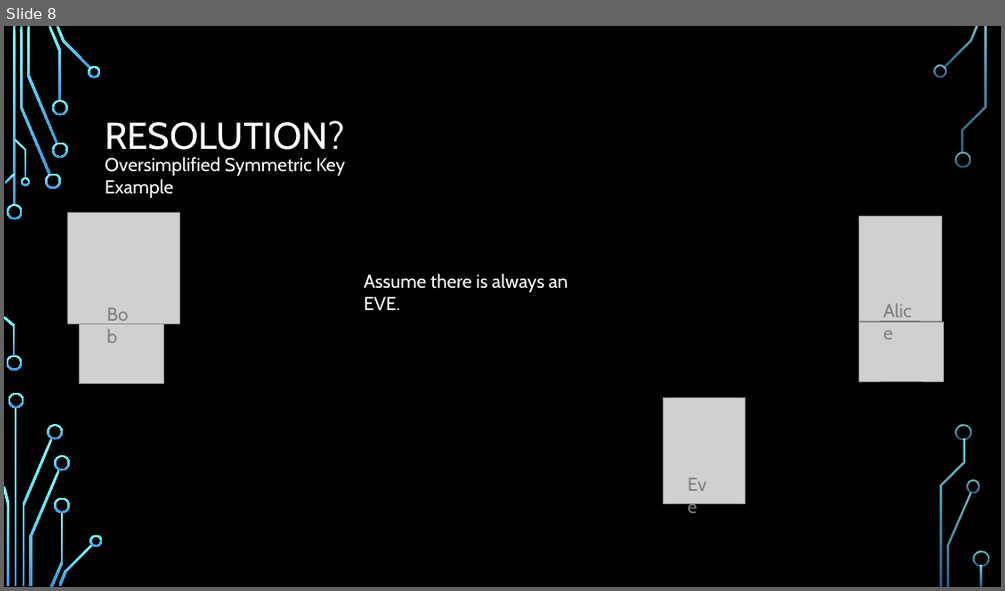
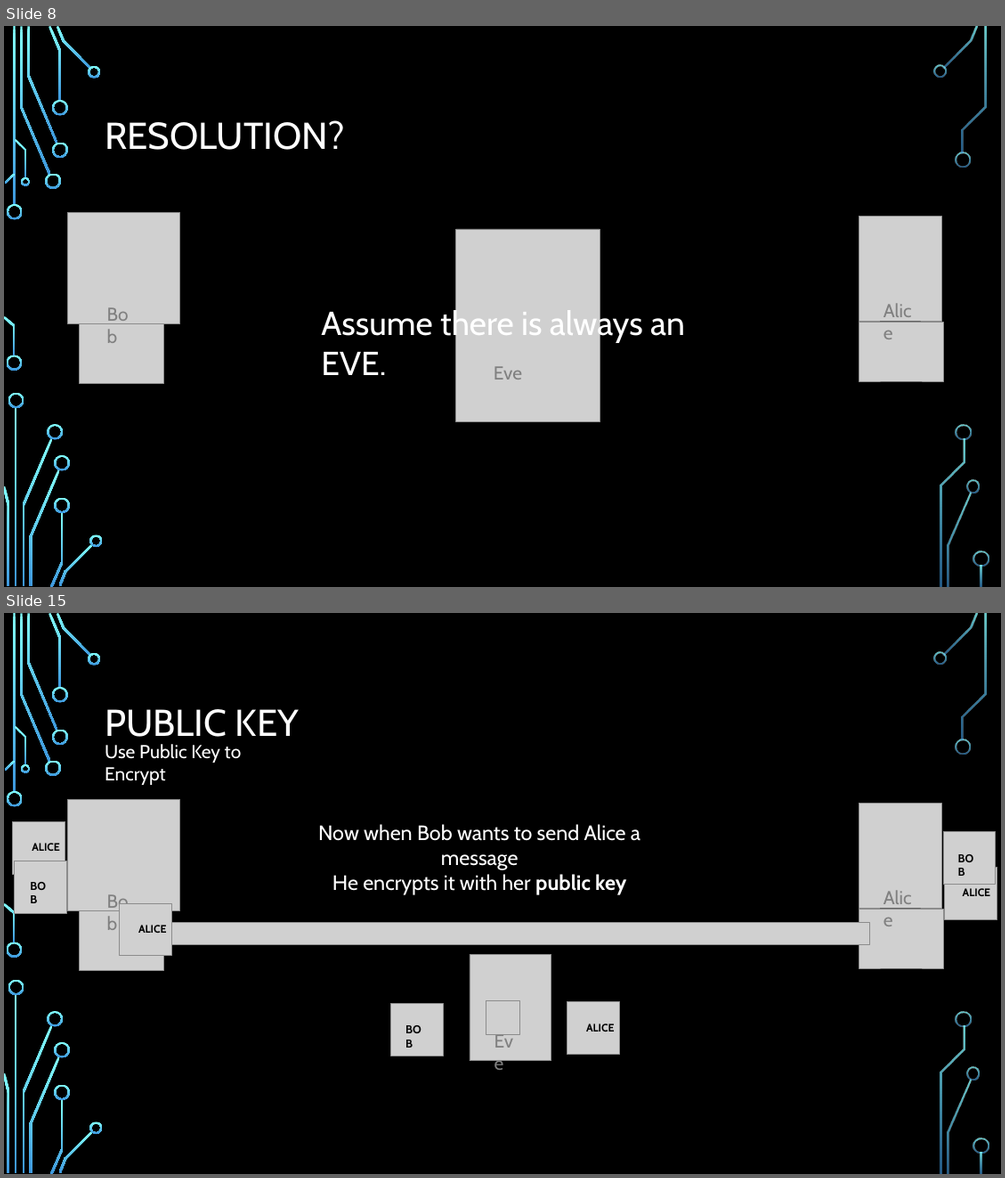
Before and after one commit to rugbyprof/4663-Cryptography, a slide deck: Assignments/A08/4663_Encryption_Layer_Project.pptx. Shown one above the other, each under a label of ours: slide 8 before the commit, slides 8 and 15 after it; the slides between them are not shown. The pictures are 1005x591 and 1005x1178 pixels, drawn with LibreOffice and Linux fonts; fonts in the diff are those of the drawing; grey boxes stand for pictures; background and template pictures are left out. Boxes give left, top, right and bottom in pixels: in the first picture for what was removed or moved away, otherwise in the second. Text is boxed around its words. In the diff, an @@ line names an element or a change of style, - is before the commit and + after.

```diff
--- a/Assignments/A08/4663_Encryption_Layer_Project.pptx
+++ b/Assignments/A08/4663_Encryption_Layer_Project.pptx
@@ slide 15 added at (4, 613, 1001, 1174), background picture (left out); not listed: 36 template elements that a slide beside it also shows @@
@@ title added at (105, 709, 299, 745), 36 pt, text #FFFFFF @@
+PUBLIC KEY
@@ text added at (105, 744, 242, 785), 18 pt, text #FFFFFF @@
+Use Public Key to Encrypt
@@ picture added at (67, 799, 179, 911) @@
@@ picture added at (13, 821, 65, 874) @@
@@ text added at (318, 824, 640, 895), 20 pt, text #FFFFFF @@
+Now when Bob wants to send Alice a message
+He encrypts it with her public key
@@ text added at (417, 824, 453, 841), 18 pt, text #808080 @@
+Bob
@@ text added at (584, 824, 626, 841), 18 pt, text #808080 @@
+Alice
@@ picture added at (858, 803, 942, 908) @@
@@ text added at (32, 843, 59, 851), 10.5 pt, text #000000, bold @@
+ALICE
@@ picture added at (943, 832, 995, 884) @@
@@ text added at (951, 847, 987, 868), 11 pt, text #000000, bold @@
+BOB
@@ picture added at (15, 860, 67, 913) @@
@@ text added at (23, 876, 58, 897), 11 pt, text #000000, bold @@
+BOB
@@ picture added at (945, 868, 997, 919) @@
@@ picture added at (119, 903, 171, 956) @@
@@ text added at (963, 888, 990, 896), 10.5 pt, text #000000, bold @@
+ALICE
@@ picture added at (80, 910, 164, 971) @@
@@ text added at (138, 925, 166, 933), 10.5 pt, text #000000, bold @@
+ALICE
@@ text added at (146, 919, 893, 945), 14 pt, text #262626, bold @@
+IUHFIUBADFIUAFOIUDFIOAUDHFQIUWFQPIUWEDHQOEWYRQERQEWRQPOEIWFJQIBUVCQIUGEWFKUQHEWBCA
@@ picture added at (152, 923, 871, 945) @@
@@ picture added at (858, 908, 943, 968) @@
@@ picture added at (469, 954, 551, 1060) @@
@@ picture added at (390, 1004, 443, 1055) @@
@@ picture added at (486, 1000, 521, 1035) @@
@@ picture added at (567, 1002, 619, 1054) @@
@@ text added at (398, 1019, 434, 1041), 11 pt, text #000000, bold @@
+BOB
@@ text added at (487, 1025, 527, 1055), 18 pt, text #808080 @@
+Eve
@@ text added at (586, 1023, 614, 1031), 10.5 pt, text #000000, bold @@
+ALICE
@@ slide 8 changed as well @@
@@ text removed at (105, 157, 346, 198) @@
-Oversimplified Symmetric Key Example
@@ picture: place and size @@
-picture at (663, 398, 744, 504)
+picture at (455, 229, 600, 421)
@@ text "Assume there is always an ...": place and size @@
-text "Assume there is always an ..." at (364, 273, 568, 310)
+text "Assume there is always an ..." at (321, 307, 685, 375)
@@ text "Assume there is always an ..." at (321, 307, 685, 375): size 18 to 32 pt @@
@@ text "Eve" rewrapped from (680, 468, 720, 499) to (494, 366, 522, 379) @@
```
Also in this commit, not shown: 8 other slides changed, 7 other slides added, 2 slides removed, 7 other files.
